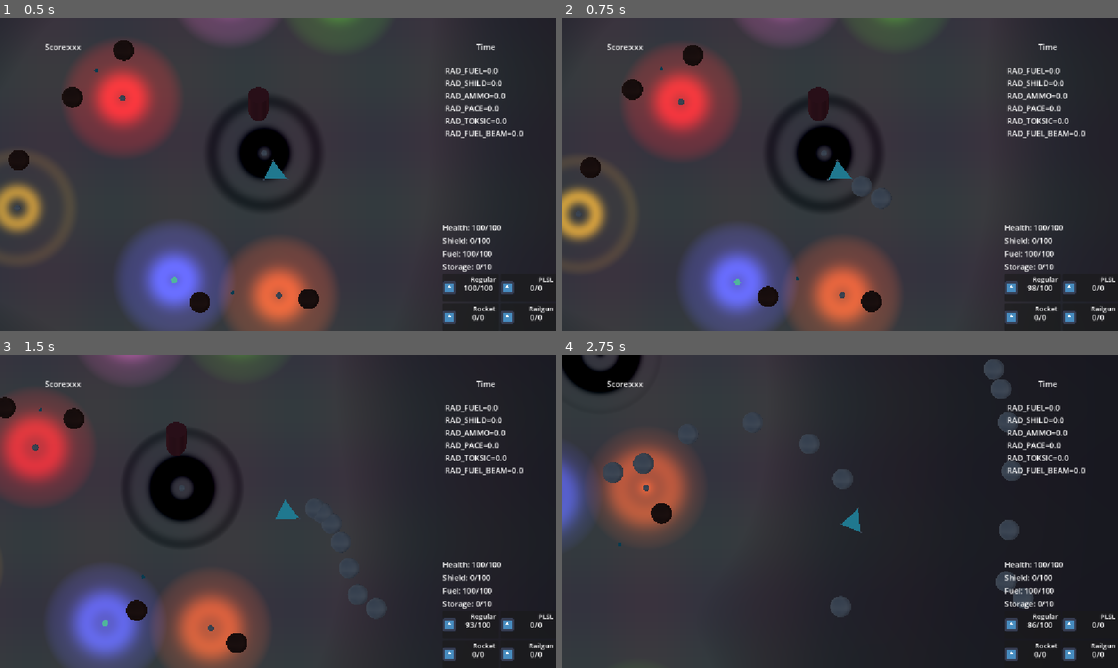
Above: before the commit, frames 1-4 (two rows, left to right).
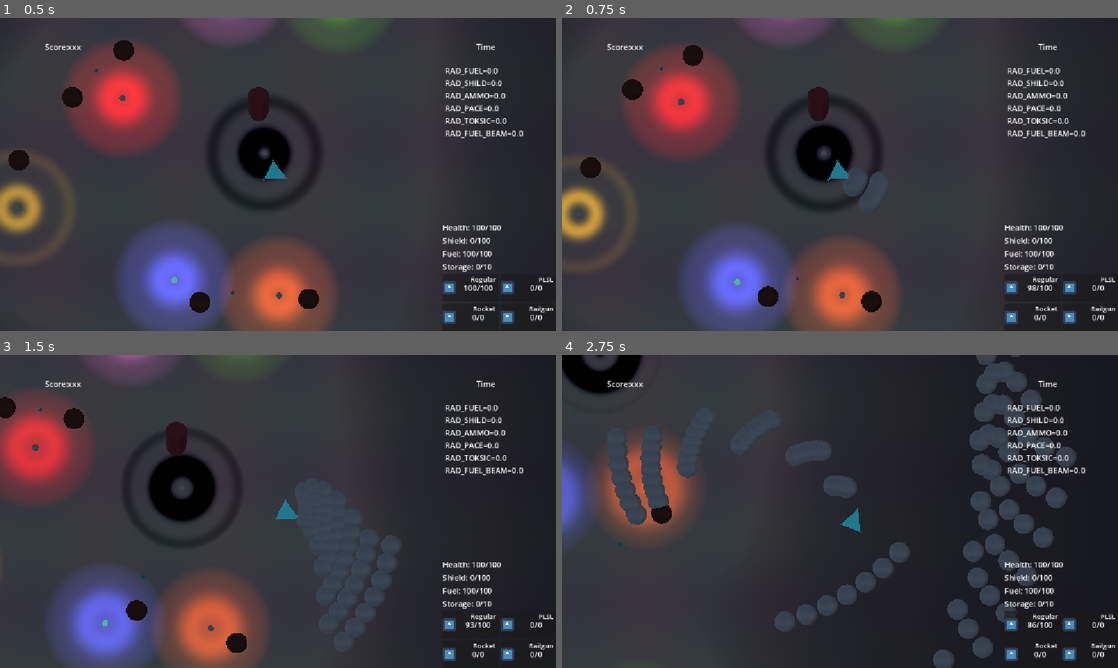
Above: after the commit, the same moments.

Repository: forklovee/SpaceJam2026
Game: Godot game, scene res://main.tscn
The game is run twice, just before and just after one commit, with the same random seed, the same clock (stepped at 60 frames per second) and the same inputs. The engine's default icon, where the game draws it, is replaced by a stand-in: a white triangle on a blue panel in a dark square.
Inputs (mouse positions are in pixels of both pictures, inside the frame that each line leads up to):
- Up to frame 1 (0.5 s): no input
- Up to frame 2 (0.75 s): move the mouse to (962, 158) at 0.52 s; press the mouse at (962, 158) at 0.53 s; hold D (Right) from 0.53 s (still down)
- Up to frame 3 (1.5 s): right-click (400, 495) at 0.8 s; move the mouse to (166, 527) at 1.27 s; release D (Right) at 1.28 s; release the mouse at (166, 527) at 1.28 s; hold S (Down) from 1.28 s (still down); right-click (166, 527) at 1.35 s
- Up to frame 4 (2.75 s): click (728, 527) at 1.55 s; move the mouse to (895, 442) at 2.02 s; release S (Down) at 2.03 s; press the mouse at (895, 442) at 2.03 s; hold D (Right) from 2.03 s (still down); right-click (895, 442) at 2.3 s

Frame 1 is identical in both runs. In frame 2, 0.1% of the frame differs, in the area x 51-58%, y 49-60%; in frame 3, 0.8%; in frame 4, 11%, in the area x 7-93%, y 0-100%.

Commit message:
Regular Gun

Diff:
--- a/Ship/Gun/Bullet.tscn
+++ b/Ship/Gun/Bullets/Bullet.tscn
@@ -1,6 +1,6 @@
 [gd_scene format=3 uid="uid://dr7hss4w17q6r"]
 
-[ext_resource type="Script" uid="uid://d13jij43ge31q" path="res://Ship/Gun/bullet.gd" id="1_hqplu"]
+[ext_resource type="Script" uid="uid://d13jij43ge31q" path="res://Ship/Gun/Bullets/bullet.gd" id="1_hqplu"]
 
 [sub_resource type="SphereShape3D" id="SphereShape3D_hqplu"]
 
--- a/Ship/Gun/Bullets/plsl_bullet.tscn
+++ b/Ship/Gun/Bullets/plsl_bullet.tscn
@@ -1,5 +1,6 @@
 [gd_scene format=3 uid="uid://bkdrwitep8mwq"]
 
-[ext_resource type="PackedScene" uid="uid://dr7hss4w17q6r" path="res://Ship/Gun/Bullet.tscn" id="1_6ry1u"]
+[ext_resource type="PackedScene" uid="uid://dr7hss4w17q6r" path="res://Ship/Gun/Bullets/Bullet.tscn" id="1_6ry1u"]
+
 
 [node name="RegularBullet" unique_id=895270872 instance=ExtResource("1_6ry1u")]
--- a/Ship/Gun/Bullets/regular_bullet.tscn
+++ b/Ship/Gun/Bullets/regular_bullet.tscn
@@ -1,5 +1,5 @@
 [gd_scene format=3 uid="uid://baht2nki0ekws"]
 
-[ext_resource type="PackedScene" uid="uid://dr7hss4w17q6r" path="res://Ship/Gun/Bullet.tscn" id="1_5as31"]
+[ext_resource type="PackedScene" uid="uid://dr7hss4w17q6r" path="res://Ship/Gun/Bullets/Bullet.tscn" id="1_5as31"]
 
 [node name="RegularBullet" unique_id=895270872 instance=ExtResource("1_5as31")]
--- a/Ship/Gun/Bullets/rocket_bullet.tscn
+++ b/Ship/Gun/Bullets/rocket_bullet.tscn
@@ -1,5 +1,6 @@
 [gd_scene format=3 uid="uid://cp0mfj25tw50"]
 
-[ext_resource type="PackedScene" uid="uid://dr7hss4w17q6r" path="res://Ship/Gun/Bullet.tscn" id="1_ev7vb"]
+[ext_resource type="PackedScene" uid="uid://dr7hss4w17q6r" path="res://Ship/Gun/Bullets/Bullet.tscn" id="1_ev7vb"]
+
 
 [node name="RegularBullet" unique_id=895270872 instance=ExtResource("1_ev7vb")]
--- a/Ship/Gun/gun.gd
+++ b/Ship/Gun/gun.gd
@@ -1,5 +1,6 @@
 class_name Gun extends Node3D
 
+@export_range(1, 3) var level: int = 1
 @export var bullet_type: Bullet3D.Type
 
 @export var damage: int = 5
--- /dev/null
+++ b/Ship/Gun/regular_gun.gd
@@ -0,0 +1,25 @@
+class_name RegularGun extends Gun
+
+@export var bullets_per_shot: int = 3
+@export_range(0.0, 90.0) var spread_deg: float = 45.0
+
+func shoot(instigator: Ship):
+	if !can_shoot():
+		return
+
+	last_shoot_time = Time.get_ticks_msec()
+
+	ammo -= 1
+
+	var angle_step_deg: float = (spread_deg * 2.0) / bullets_per_shot
+	var forward := instigator.get_forward().rotated(Vector3.UP, -deg_to_rad(spread_deg))
+	for i in range(bullets_per_shot):
+		var bullet: Bullet3D = Data.get_bullet_resource(bullet_type).instantiate()
+		Game.level.add_child(bullet)
+		forward = forward.rotated(Vector3.UP, deg_to_rad(angle_step_deg))
+
+		bullet.global_transform = Transform3D(
+			instigator.global_basis,
+			instigator.global_position + (0.2*forward)
+		)
+		bullet.shoot(instigator, bullet_speed*forward)
--- /dev/null
+++ b/Ship/Gun/regular_gun.tscn
@@ -0,0 +1,7 @@
+[gd_scene format=3 uid="uid://cnkt4114trhuc"]
+
+[ext_resource type="Script" uid="uid://ctwa3f7caupcj" path="res://Ship/Gun/regular_gun.gd" id="1_pq7ms"]
+
+[node name="RegularGun" type="Node3D" unique_id=325331390]
+script = ExtResource("1_pq7ms")
+metadata/_custom_type_script = "uid://bty5ejl7c7k30"
--- a/Ship/PlayerShip/player_ship.tscn
+++ b/Ship/PlayerShip/player_ship.tscn
@@ -1,8 +1,7 @@
 [gd_scene format=3 uid="uid://ekk6qgvepctd"]
 
 [ext_resource type="PackedScene" uid="uid://idcyet8cqbav" path="res://Ship/base_ship.tscn" id="1_4ff6c"]
-[ext_resource type="Script" uid="uid://bty5ejl7c7k30" path="res://Ship/Gun/gun.gd" id="4_bmidl"]
-[ext_resource type="PackedScene" uid="uid://dr7hss4w17q6r" path="res://Ship/Gun/Bullet.tscn" id="5_sui1w"]
+[ext_resource type="PackedScene" uid="uid://cnkt4114trhuc" path="res://Ship/Gun/regular_gun.tscn" id="2_d1b4h"]
 
 [sub_resource type="StandardMaterial3D" id="StandardMaterial3D_4ff6c"]
 albedo_color = Color(0.3372549, 1, 1, 1)
@@ -15,7 +14,6 @@
 [node name="GunSlot" parent="." index="4" unique_id=886972490]
 transform = Transform3D(1, 0, 0, 0, 1, 0, 0, 0, 1, 0, 0, -0.54223883)
 
-[node name="Gun" type="Node3D" parent="GunSlot" index="0" unique_id=1212398569]
-script = ExtResource("4_bmidl")
-bullet_res = ExtResource("5_sui1w")
-metadata/_custom_type_script = "uid://bty5ejl7c7k30"
+[node name="RegularGun" parent="GunSlot" index="0" unique_id=325331390 instance=ExtResource("2_d1b4h")]
+bullets_per_shot = 7
+spread_deg = 18.289
--- a/Ship/ship.gd
+++ b/Ship/ship.gd
@@ -145,5 +145,4 @@
 	fuel_changed.emit(self)
 
 func can_collect(value):
-	print("cooo,",storage+value<=max_storage)
 	return storage+value<=max_storage
Renamed: Ship/Gun/bullet.gd -> Ship/Gun/Bullets/bullet.gd
Renamed: Ship/Gun/bullet.gd.uid -> Ship/Gun/Bullets/bullet.gd.uid
Not shown, added: Ship/Gun/regular_gun.gd.uid
